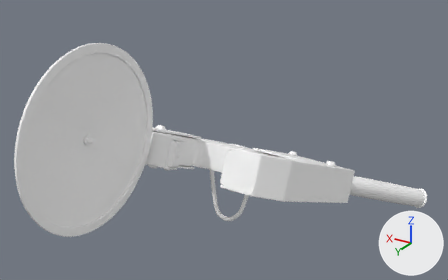
A saved change to the Blender file assets/tire-boot/Security_Tire_Claw_Boot_claw_only.blend.
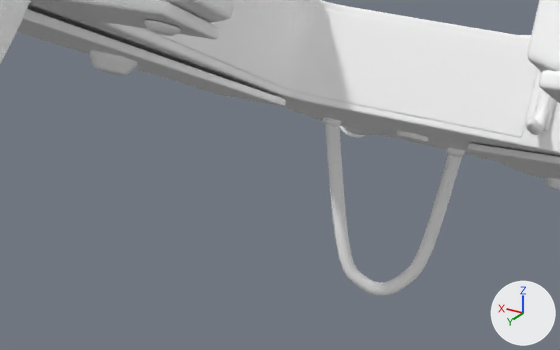
Each version is shown whole from a 50 mm lens placed at (-50.6, 80.2, 70.8), pointed at (2.7, -8.8, 26.3), then close up from a 50 mm lens placed at (-8.4, 21.7, 29.8), pointed at (17.5, -21.4, 8.2). The lights are fixed; the arrows at lower right show +X, +Y and +Z.

The scene before the commit, as lines of its bpy script (objects in view):
```python
me_body_1_1_pivot_002 = bpy.data.meshes.new('body_1_1_pivot.002')
me_body_1_1_pivot_002.from_pydata(...)  # 494 vertices, 494 faces; spans x -14.8..25.1, y -18.6..-11.3, z 16.9..40.1
me_body_1_1_pivot_002.materials.append(mat_wheel_lock_2_001)  # its picture is missing
me_clip_2_3_pivot_003 = bpy.data.meshes.new('clip_2_3_pivot.003')
me_clip_2_3_pivot_003.from_pydata(...)  # 152 vertices, 136 faces; spans x 0.09..4.51, y -6.18..-4.96, z 24.47..29.82
me_clip_2_3_pivot_003.materials.append(mat_wheel_lock_2_001)  # its picture is missing
me_support_pivot_001 = bpy.data.meshes.new('support_pivot.001')
me_support_pivot_001.from_pydata(...)  # 54 vertices, 48 faces; spans x -28.78..-20.78, y -14.4..-6.52, z -0.1..13.3
me_support_pivot_001.materials.append(mat_wheel_lock_2_001)  # its picture is missing
ob_body_1_1_pivot_002 = bpy.data.objects.new('body_1_1_pivot.002', me_body_1_1_pivot_002)
ob_body_1_1_pivot_002.location = (0.0, 0.0, 0.0)
ob_body_1_1_pivot_002.rotation_euler = (0.0, 0.0, 1.571)  # degrees (0, 0, 90)
_m = ob_body_1_1_pivot_002.modifiers.new('Subdivision', 'SUBSURF')
ob_clip_2_3_pivot_003 = bpy.data.objects.new('clip_2_3_pivot.003', me_clip_2_3_pivot_003)
ob_clip_2_3_pivot_003.location = (0.0, 0.0, 0.0)
ob_clip_2_3_pivot_003.rotation_euler = (0.0, 0.0, 1.571)  # degrees (0, 0, 90)
_m = ob_clip_2_3_pivot_003.modifiers.new('Subdivision', 'SUBSURF')
ob_support_pivot_001 = bpy.data.objects.new('support_pivot.001', me_support_pivot_001)
ob_support_pivot_001.location = (0.0, 0.0, 0.0)
ob_support_pivot_001.rotation_euler = (0.0, 0.0, 1.571)  # degrees (0, 0, 90)
_m = ob_support_pivot_001.modifiers.new('Subdivision', 'SUBSURF')
# also in view: 'clip_2_1_pivot.003' at (6.0, -16.2, 18.5); 'thorns_pivot.001' at (-0.8, -15.2, 19.0); 'clip_1_3_pivot.001' at (-5.0, 2.3, 27.2); 'clip_1_1_pivot.003' at (-6.2, -16.2, 18.7); 'rivets_4_pivot.001' at (6.0, 2.4, 27.2)
```
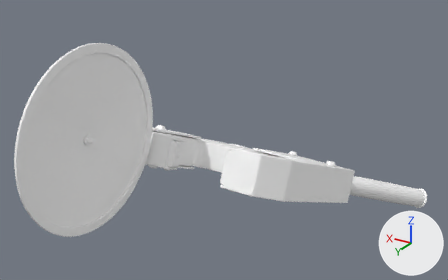
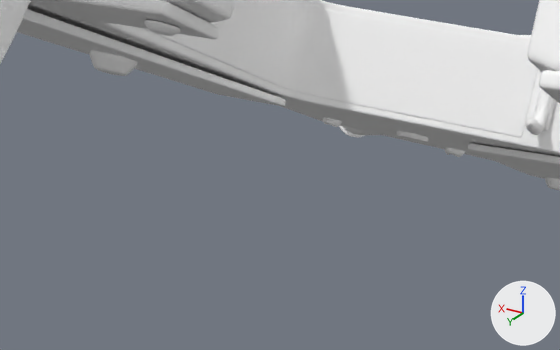
What differs and where, as boxes [x1, y1, x2, y2] in the close-ups (560 x 350 px):
'support_pivot.001', deleted: before [325, 124, 462, 296]

The change, as a diff of the scene's bpy script:
```diff
--- a/assets/tire-boot/Security_Tire_Claw_Boot_claw_only.blend.py
+++ b/assets/tire-boot/Security_Tire_Claw_Boot_claw_only.blend.py
@@ ob_support_pivot_001 @@
-ob_support_pivot_001 = bpy.data.objects.new('support_pivot.001', me_support_pivot_001)
-ob_support_pivot_001.location = (0.0, 0.0, 0.0)
-ob_support_pivot_001.rotation_euler = (0.0, 0.0, 1.571)  # degrees (0, 0, 90)
-_m = ob_support_pivot_001.modifiers.new('Subdivision', 'SUBSURF')
```
